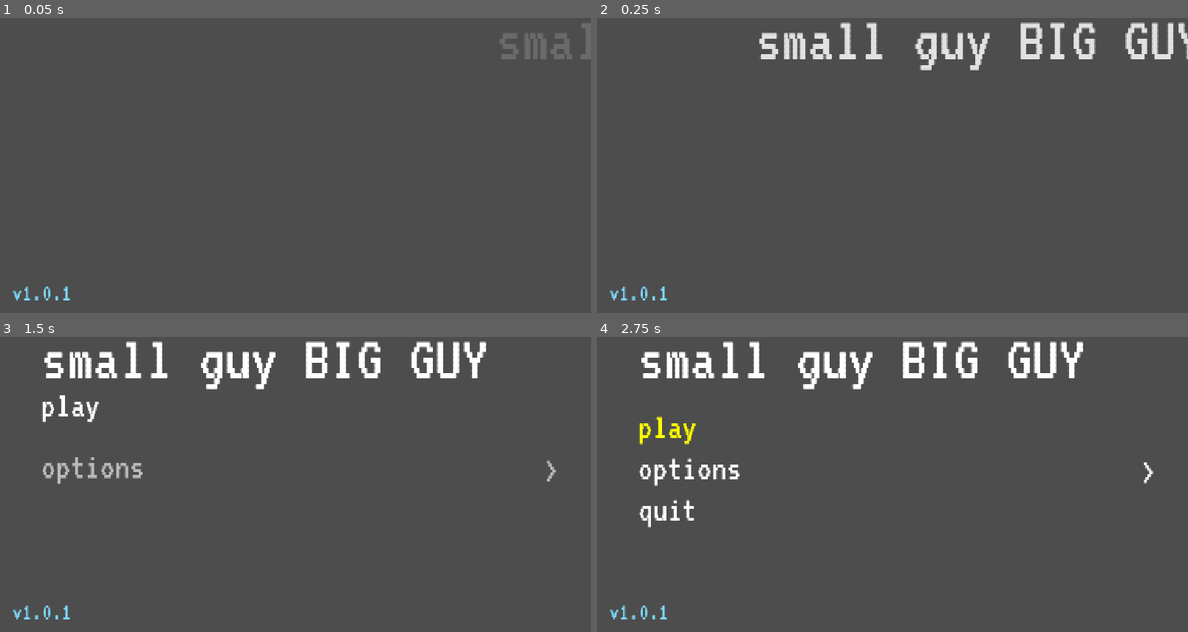
Above: before the commit, frames 1-4 (two rows, left to right).
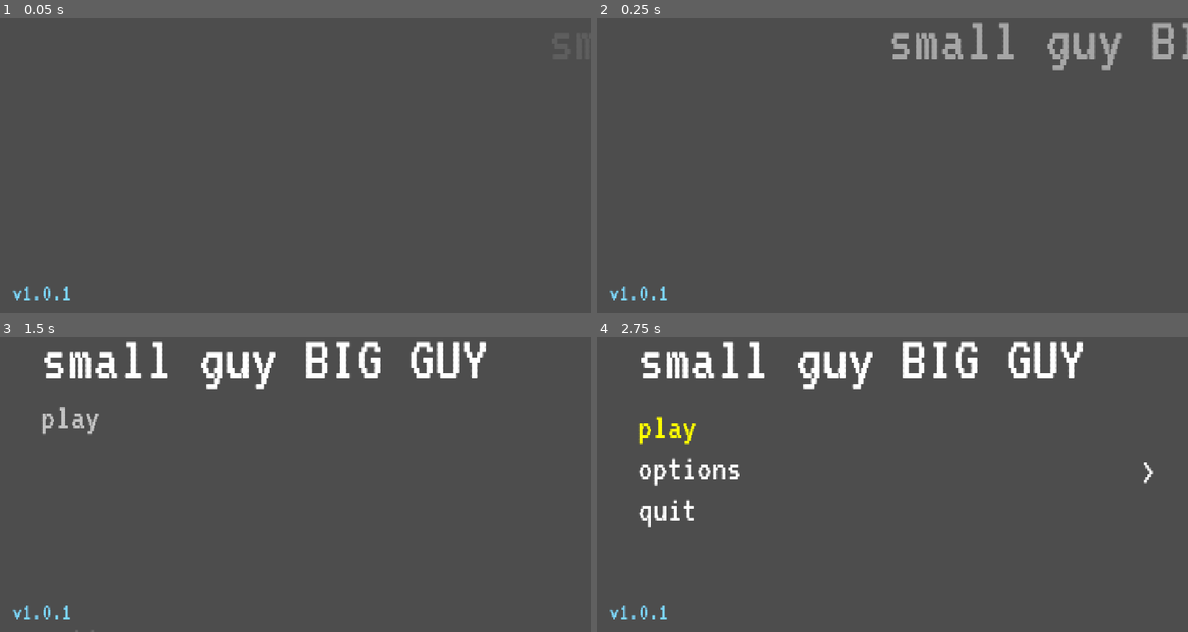
Above: after the commit, the same moments.

Repository: itstntcraft123/small-guy-big-guy
Game: Godot game, scene res://scenes/main_menu.tscn
Same seed, same stepped clock (60 frames per second), same inputs: the game is played once before the commit and once after it.
Inputs (mouse positions are in pixels of both pictures, inside the frame that each line leads up to):
- Up to frame 1 (0.05 s): no input
- Up to frame 2 (0.25 s): no input
- Up to frame 3 (1.5 s): tap Enter at 0.5 s; move the mouse to (425, 449) at 0.52 s; hold E (interact) 0.53-1.28 s; hold D (small_right) from 0.53 s (still down); click (425, 449) at 0.67 s; tap W (small_jump) at 0.77 s; move the mouse to (177, 481) at 1.27 s; tap Alt at 1.35 s
- Up to frame 4 (2.75 s): tap W (small_jump) at 1.52 s; move the mouse to (951, 393) at 2.02 s; release D (small_right) at 2.03 s; hold A (small_left) from 2.03 s (still down); tap Shift at 2.1 s

The runs differ from the first frame. In frame 1, 0.4% of the frame differs, in the area x 84-100%, y 2-14%; in frame 2, 4.3%, in the area x 27-100%, y 1-18%; in frame 3, 1.0%; in frame 4, nothing differs.

Commit message:
updated animation timings (main menu)

Diff:
--- a/scripts/main_menu.gd
+++ b/scripts/main_menu.gd
@@ -1,10 +1,10 @@
 extends Control
 
 @export var options_menu: PackedScene
-@export var title_slide_time := 0.6
-@export var button_slide_time := 0.8
+@export var title_slide_time := 1.0
+@export var button_slide_time := 1.0
 @export var button_stagger := 0.3
-@export var button_delay := 0.3
+@export var button_delay := 0.1
 
 func _ready() -> void:
 	await get_tree().process_frame
